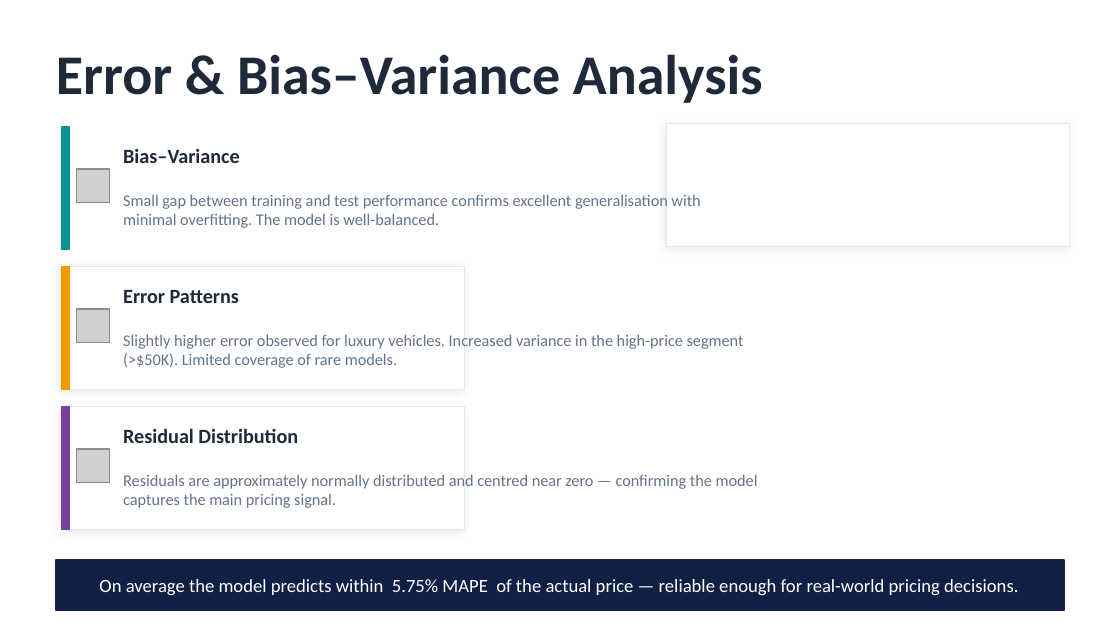
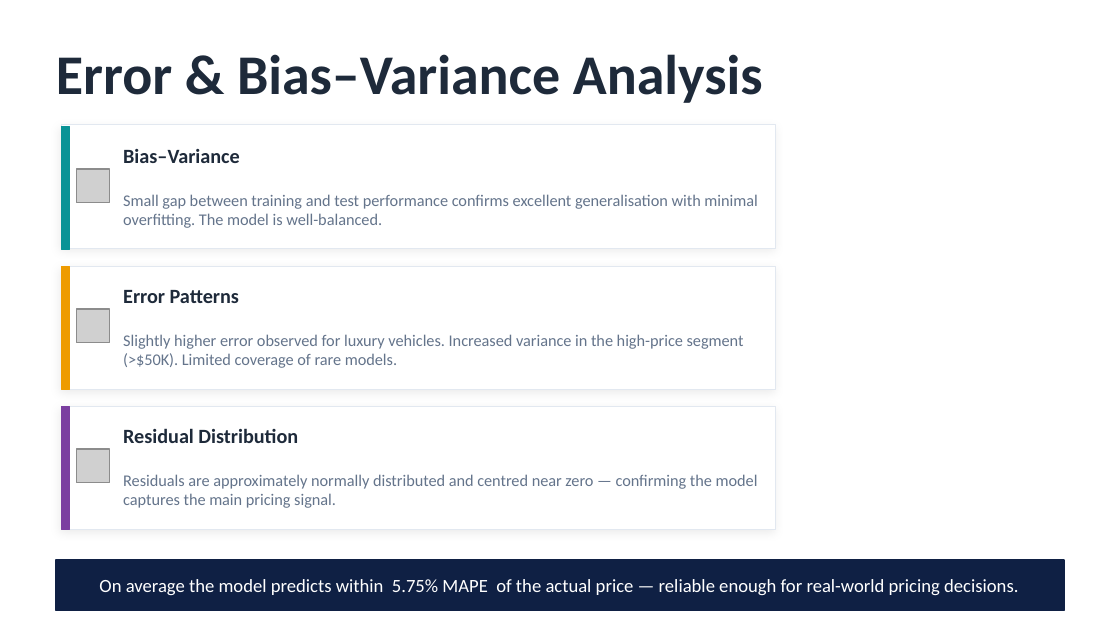
Before and after one commit to shiref-ashraf/Car-price-prediction, a slide deck: slide 18 of CarPricePrediction Final.pptx. Drawn at 1120x630 pixels with LibreOffice and Linux fonts; fonts in the diff are those of the drawing; grey boxes stand for pictures. Boxes give left, top, right and bottom in pixels: in the first picture for what was removed or moved away, otherwise in the second. Text is boxed around its words. In the diff, an @@ line names an element or a change of style, - is before the commit and + after.

Commit message:
3amalt 4ay

```diff
--- a/CarPricePrediction Final.pptx
+++ b/CarPricePrediction Final.pptx
@@ rectangle: place and size @@
-rectangle at box(666, 123, 1070, 246)
+rectangle at box(62, 124, 776, 248)
@@ text "Small gap between training and ..." rewrapped from box(123, 194, 700, 228) to box(123, 194, 757, 228) @@
@@ rectangle: place and size @@
-rectangle at box(62, 267, 465, 390)
+rectangle at box(62, 267, 776, 390)
@@ rectangle: place and size @@
-rectangle at box(62, 407, 465, 530)
+rectangle at box(62, 407, 776, 530)
```
